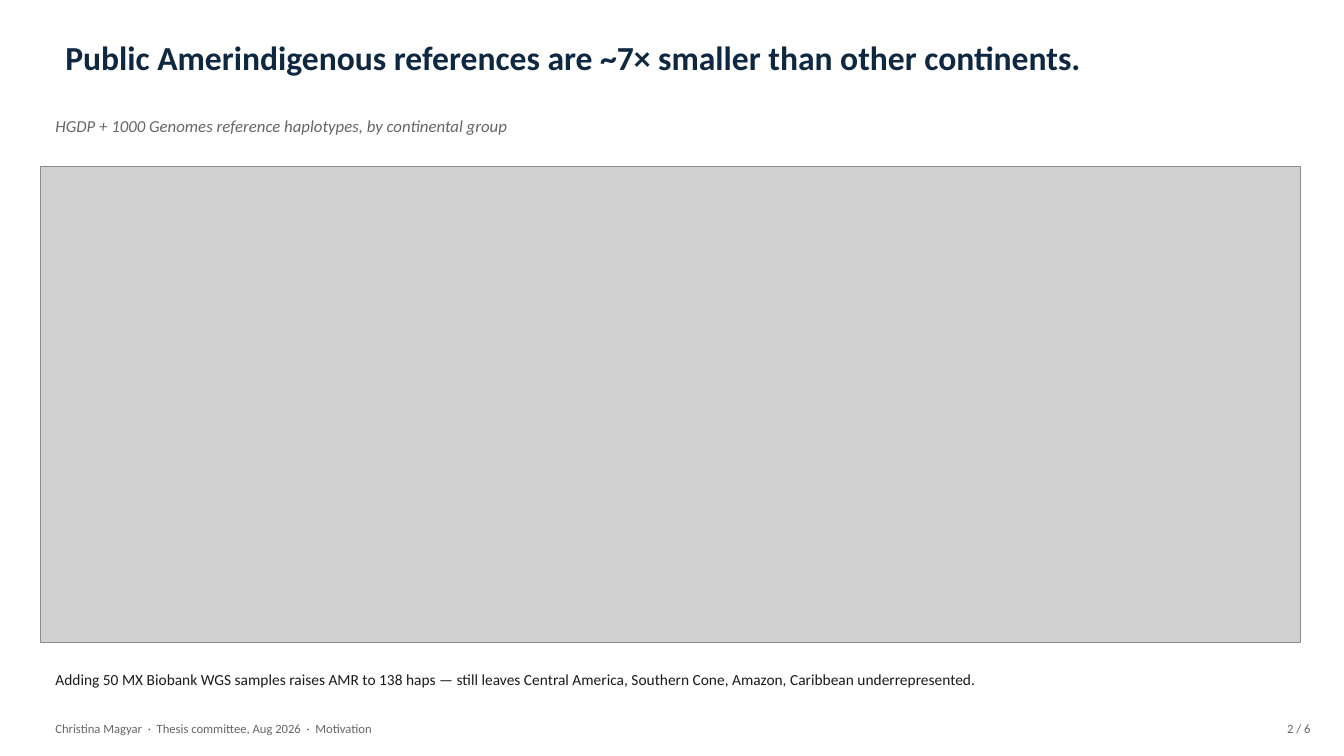
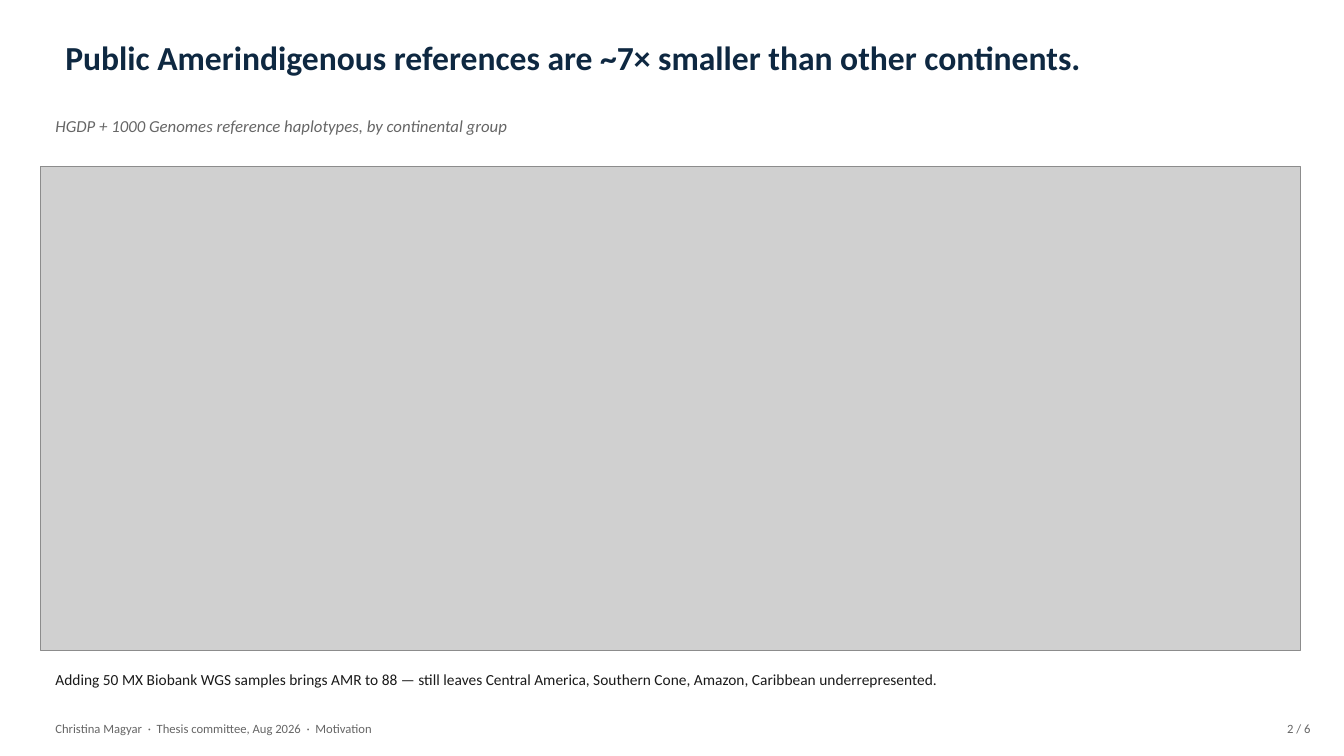
Before and after one commit to chrisrob3312/LAI-sims-accuracy, a slide deck: slide 2 of slides/thesis_committee_slides.pptx. Drawn at 1344x756 pixels with LibreOffice and Linux fonts; fonts in the diff are those of the drawing; grey boxes stand for pictures. Boxes give left, top, right and bottom in pixels: in the first picture for what was removed or moved away, otherwise in the second. Text is boxed around its words. In the diff, an @@ line names an element or a change of style, - is before the commit and + after.

```diff
--- a/slides/thesis_committee_slides.pptx
+++ b/slides/thesis_committee_slides.pptx
@@ picture: place and size @@
-picture at (40, 166, 1301, 643)
+picture at (40, 166, 1301, 650)
@@ text at (55, 674, 937, 688): text changed @@
-Adding 50 MX Biobank WGS samples raises AMR to 138 haps — still leaves Central America, Southern Cone, Amazon, Caribbean underrepresented.
+Adding 50 MX Biobank WGS samples brings AMR to 88 — still leaves Central America, Southern Cone, Amazon, Caribbean underrepresented.
```
Also in this commit, not shown: 1 other slide changed, 5 other files.
